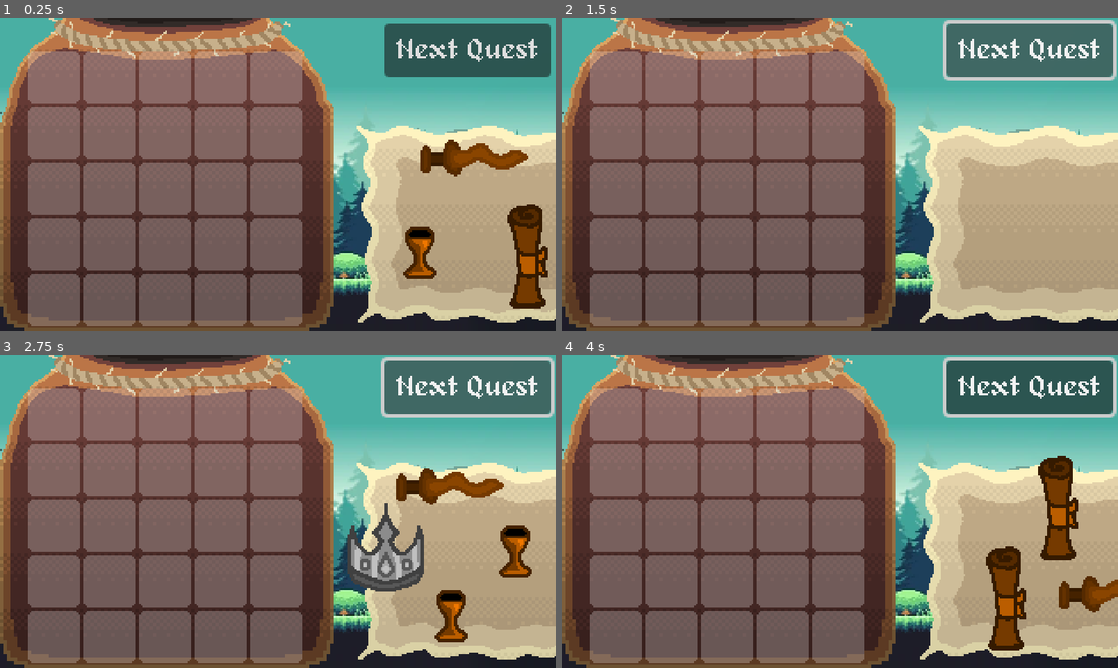
Above: before the commit, frames 1-4 (two rows, left to right).
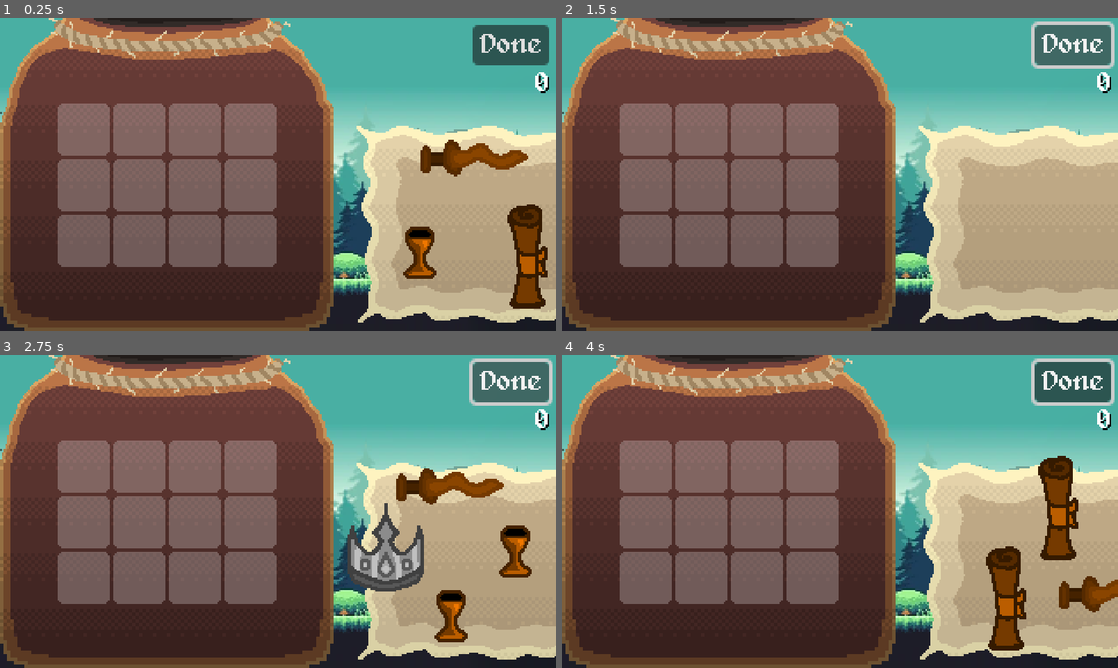
Above: after the commit, the same moments.

Repository: Pyroglyph/lame-jam-52
Game: Godot game, scene res://scenes/game.tscn
Same seed, same stepped clock (60 frames per second), same inputs: the game is played once before the commit and once after it.
Inputs (mouse positions are in pixels of both pictures, inside the frame that each line leads up to):
- Up to frame 1 (0.25 s): no input
- Up to frame 2 (1.5 s): click "Next Quest" (after the commit: "Done") at 0.5 s; click "Next Quest" (after the commit: "Done") at 1.25 s
- Up to frame 3 (2.75 s): click "Next Quest" (after the commit: "Done") at 2 s
- Up to frame 4 (4 s): move the mouse to (617, 636) at 2.77 s; click (617, 636) at 2.92 s; tap Enter at 3.5 s; move the mouse to (617, 580) at 3.52 s; click (617, 580) at 3.67 s

The runs differ from the first frame. In frame 1, 29% of the frame differs, in the area x 5-100%, y 1-99%; in frame 2, 30%, in the area x 5-100%, y 0-99%; in frame 3, 30%; in frame 4, 30%.

Commit message:
Add score tracker

Diff:
--- a/scenes/game.tscn
+++ b/scenes/game.tscn
@@ -12,9 +12,17 @@
 [ext_resource type="PackedScene" uid="uid://bj8hmfx4cfcfh" path="res://scenes/items/scepter.tscn" id="6_kvpfn"]
 [ext_resource type="FontFile" uid="uid://dwh88hp7prsrr" path="res://assets/alagard.ttf" id="8_gee14"]
 [ext_resource type="Script" uid="uid://cck8kukpkx6ws" path="res://src/discard_area.gd" id="11_dinhu"]
+[ext_resource type="Script" uid="uid://b1tg51aa1xrvc" path="res://src/score_tracker.gd" id="13_kvuet"]
 
 [sub_resource type="RectangleShape2D" id="RectangleShape2D_p57ef"]
 size = Vector2(122, 122)
+
+[sub_resource type="Theme" id="Theme_dinhu"]
+default_font = ExtResource("8_gee14")
+
+[sub_resource type="LabelSettings" id="LabelSettings_kvuet"]
+shadow_size = 0
+shadow_color = Color(0, 0, 0, 1)
 
 [node name="Game" type="Node2D"]
 texture_filter = 1
@@ -32,19 +40,7 @@
 centered = false
 
 [node name="Grid" type="Node2D" parent="."]
-position = Vector2(15, 18)
-
-[node name="Cell" parent="Grid" instance=ExtResource("3_iywne")]
-position = Vector2(16, 144)
-
-[node name="Cell2" parent="Grid" instance=ExtResource("3_iywne")]
-position = Vector2(16, 112)
-
-[node name="Cell3" parent="Grid" instance=ExtResource("3_iywne")]
-position = Vector2(48, 144)
-
-[node name="Cell4" parent="Grid" instance=ExtResource("3_iywne")]
-position = Vector2(48, 112)
+position = Vector2(32, 48)
 
 [node name="Cell5" parent="Grid" instance=ExtResource("3_iywne")]
 position = Vector2(16, 80)
@@ -57,21 +53,6 @@
 
 [node name="Cell8" parent="Grid" instance=ExtResource("3_iywne")]
 position = Vector2(48, 48)
-
-[node name="Cell9" parent="Grid" instance=ExtResource("3_iywne")]
-position = Vector2(80, 144)
-
-[node name="Cell10" parent="Grid" instance=ExtResource("3_iywne")]
-position = Vector2(80, 112)
-
-[node name="Cell11" parent="Grid" instance=ExtResource("3_iywne")]
-position = Vector2(112, 144)
-
-[node name="Cell24" parent="Grid" instance=ExtResource("3_iywne")]
-position = Vector2(144, 144)
-
-[node name="Cell12" parent="Grid" instance=ExtResource("3_iywne")]
-position = Vector2(112, 112)
 
 [node name="Cell13" parent="Grid" instance=ExtResource("3_iywne")]
 position = Vector2(80, 80)
@@ -94,20 +75,8 @@
 [node name="Cell18" parent="Grid" instance=ExtResource("3_iywne")]
 position = Vector2(80, 16)
 
-[node name="Cell19" parent="Grid" instance=ExtResource("3_iywne")]
-position = Vector2(144, 112)
-
-[node name="Cell20" parent="Grid" instance=ExtResource("3_iywne")]
-position = Vector2(144, 80)
-
 [node name="Cell21" parent="Grid" instance=ExtResource("3_iywne")]
 position = Vector2(112, 16)
-
-[node name="Cell22" parent="Grid" instance=ExtResource("3_iywne")]
-position = Vector2(144, 48)
-
-[node name="Cell23" parent="Grid" instance=ExtResource("3_iywne")]
-position = Vector2(144, 16)
 
 [node name="DiscardArea" type="Area2D" parent="."]
 position = Vector2(258, 113)
@@ -117,12 +86,26 @@
 position = Vector2(1, 6)
 shape = SubResource("RectangleShape2D_p57ef")
 
-[node name="Button" type="Button" parent="."]
-offset_left = 221.0
-offset_top = 3.0
-offset_right = 317.0
-offset_bottom = 34.0
-theme_override_fonts/font = ExtResource("8_gee14")
-text = "Next Quest"
+[node name="UI" type="Control" parent="."]
+layout_mode = 3
+anchors_preset = 0
+theme = SubResource("Theme_dinhu")
 
-[connection signal="pressed" from="Button" to="." method="next_quest"]
+[node name="NextQuestButton" type="Button" parent="UI"]
+offset_left = 272.0
+offset_top = 4.0
+offset_right = 316.0
+offset_bottom = 27.0
+text = "Done"
+
+[node name="Score" type="Label" parent="UI"]
+offset_left = 242.0
+offset_top = 30.0
+offset_right = 316.0
+offset_bottom = 45.0
+text = "0"
+label_settings = SubResource("LabelSettings_kvuet")
+horizontal_alignment = 2
+script = ExtResource("13_kvuet")
+
+[connection signal="pressed" from="UI/NextQuestButton" to="." method="next_quest"]
--- /dev/null
+++ b/src/score_tracker.gd
@@ -0,0 +1,15 @@
+extends Label
+
+func _process(_delta: float):
+	var total_score = 0
+	var grid = $/root/Game/Grid
+	var unique_items = {}
+
+	for child: Cell in grid.get_children().filter(func (c): return c is Cell):
+		if not child.is_empty():
+			unique_items[child.contains] = true
+
+	for item in unique_items.keys():
+		total_score += item.get_value()
+
+	text = str(total_score)
Not shown: 1 places in scenes/game.tscn that only renumber resources
Not shown, added: src/score_tracker.gd.uid
